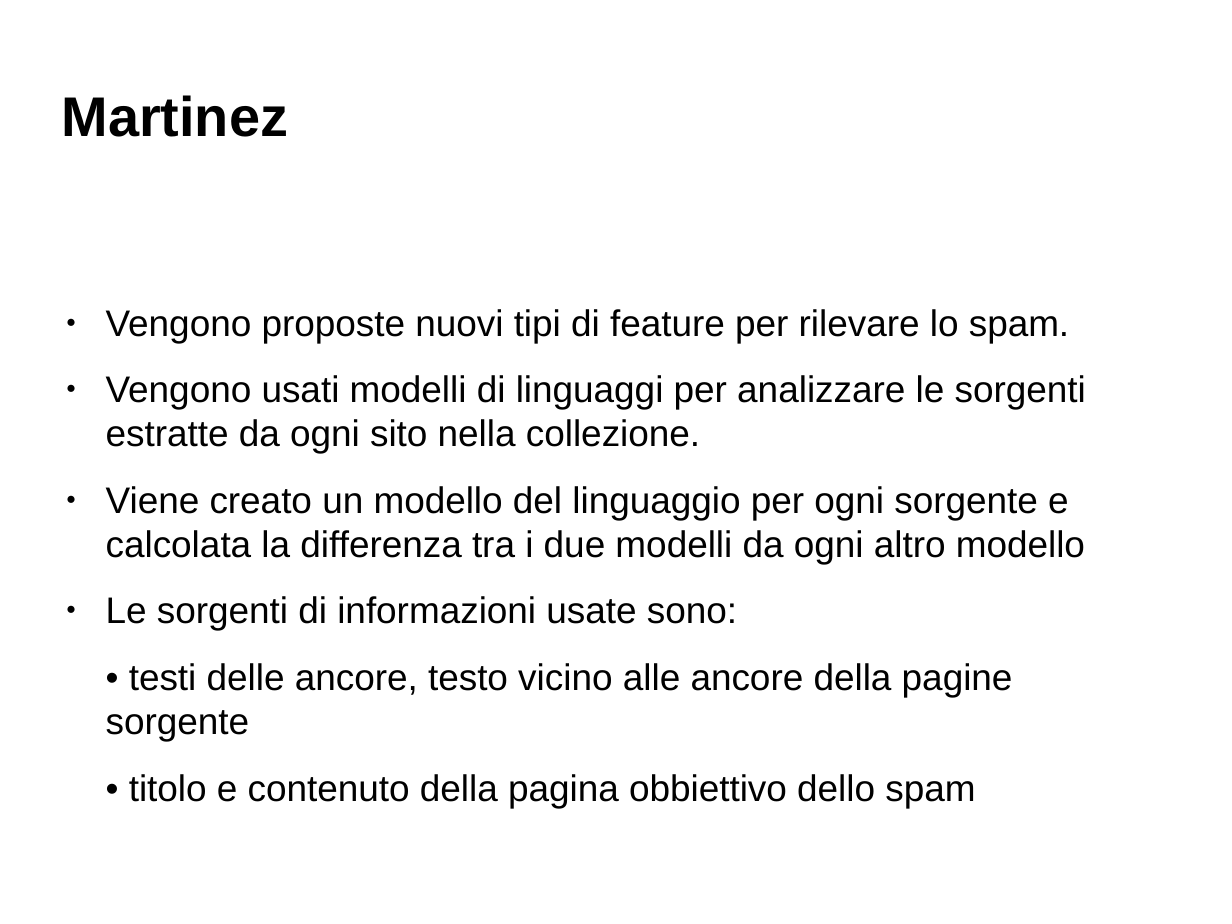
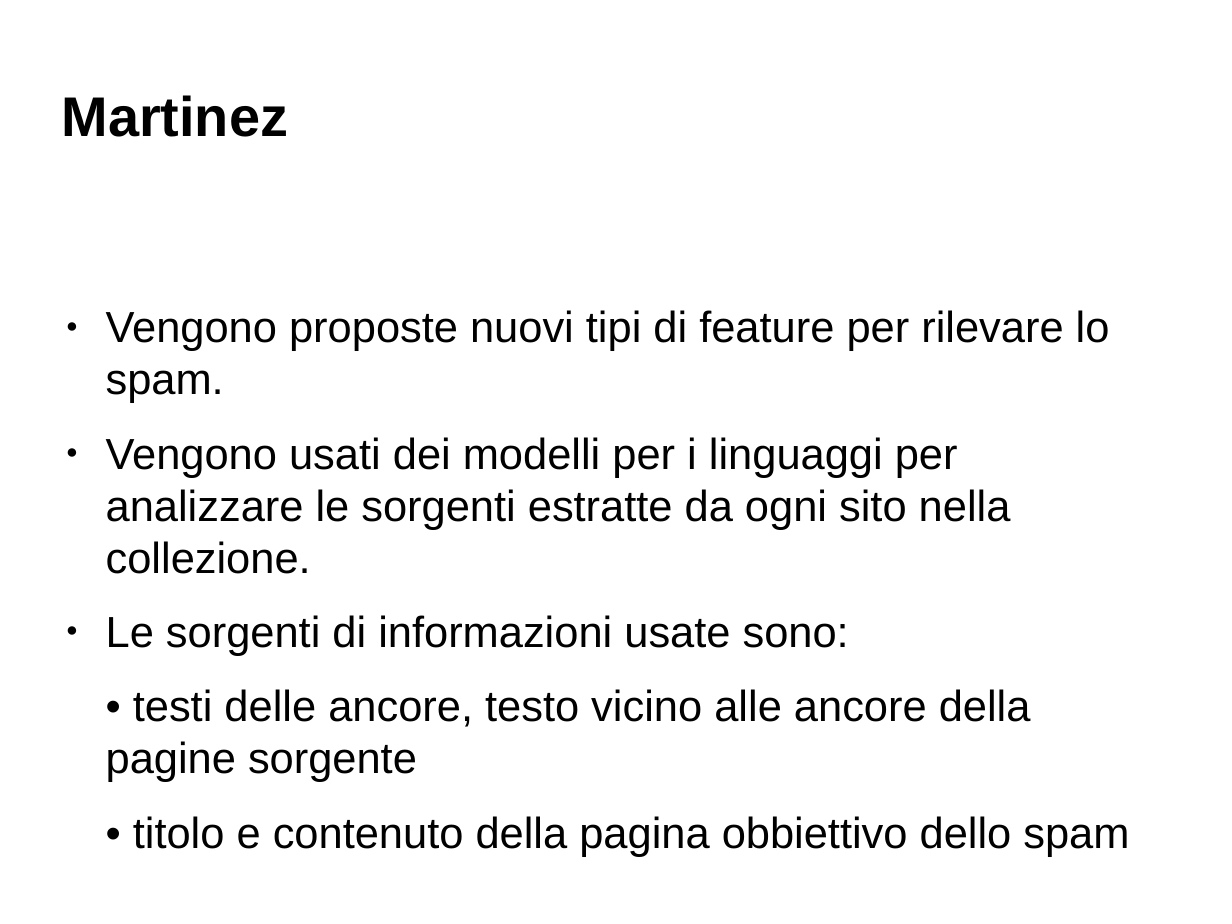
Before and after one commit to Toolanto/presentation, a slide deck: slide 33 of presentazione.odp (slide 30 before the commit). Drawn at 1232x924 pixels with LibreOffice and Linux fonts; fonts in the diff are those of the drawing; background and template pictures are left out. Boxes give left, top, right and bottom in pixels: in the first picture for what was removed or moved away, otherwise in the second. Text is boxed around its words. In the diff, an @@ line names an element or a change of style, - is before the commit and + after.

```diff
--- a/presentazione.odp
+++ b/presentazione.odp
@@ text at (x1=106, y1=310, x2=1129, y2=857): size 23.8 to 28 pt in "Vengono proposte nuovi tipi di feature per ...", "Le sorgenti di informazioni usate sono:", "• testi delle ancore, testo vicino alle ...", "• titolo e contenuto della pagina obbiettivo ..." @@
@@ text at (x1=106, y1=437, x2=1011, y2=574): text changed; size 23.8 to 28 pt @@
-● Vengono usati modelli di linguaggi per analizzare le sorgenti estratte da ogni sito nella collezione.
-● Viene creato un modello del linguaggio per ogni sorgente e calcolata la differenza tra i due modelli da ogni altro modello
+● Vengono usati dei modelli per i linguaggi per analizzare le sorgenti estratte da ogni sito nella collezione.
```
Also in this commit, not shown: 7 other slides changed, 3 slides added, 1 slide removed.
